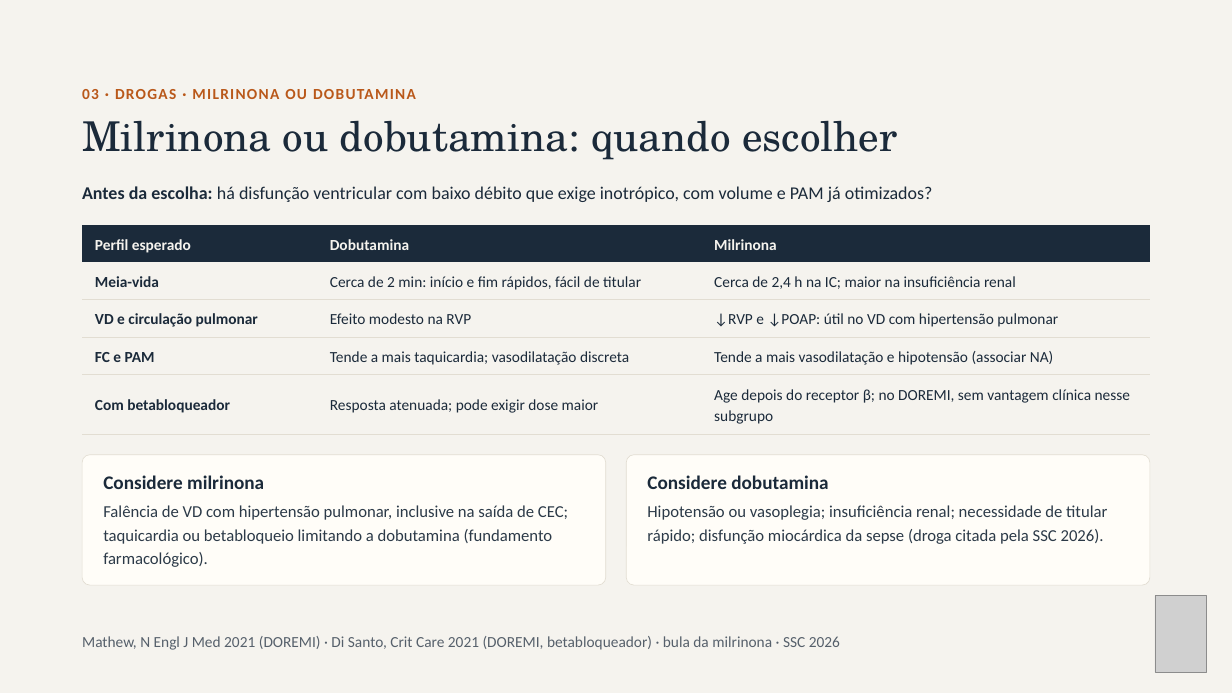
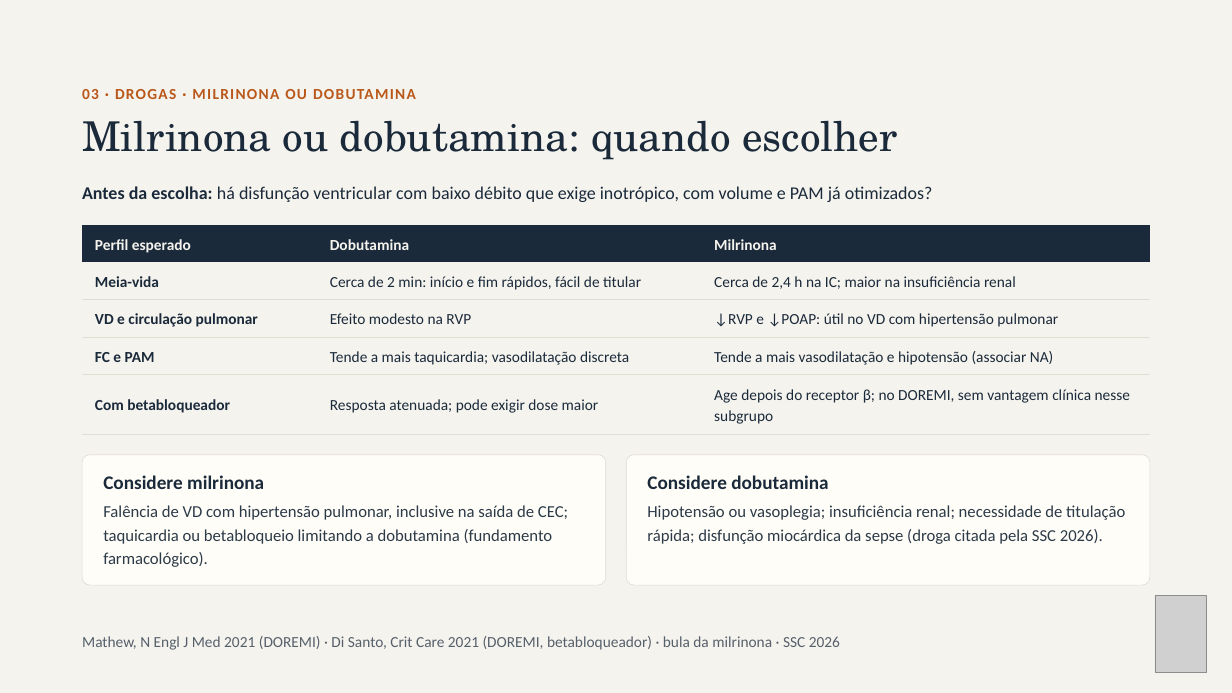
Before and after one commit to brunomoraesdubois-bit/Bruno, a slide deck: slide 12 of apresentacao/Aminas_Vasoativas.pptx. Drawn at 1232x693 pixels with LibreOffice and Linux fonts; fonts in the diff are those of the drawing; grey boxes stand for pictures. Boxes give left, top, right and bottom in pixels: in the first picture for what was removed or moved away, otherwise in the second. Text is boxed around its words. In the diff, an @@ line names an element or a change of style, - is before the commit and + after.

```diff
--- a/apresentacao/Aminas_Vasoativas.pptx
+++ b/apresentacao/Aminas_Vasoativas.pptx
@@ text at box(647, 505, 1125, 544): text changed @@
-Hipotensão ou vasoplegia; insuficiência renal; necessidade de titular rápido; disfunção miocárdica da sepse (droga citada pela SSC 2026).
+Hipotensão ou vasoplegia; insuficiência renal; necessidade de titulação rápida; disfunção miocárdica da sepse (droga citada pela SSC 2026).
```
Also in this commit, not shown: 8 other slides changed, 39 other files.
